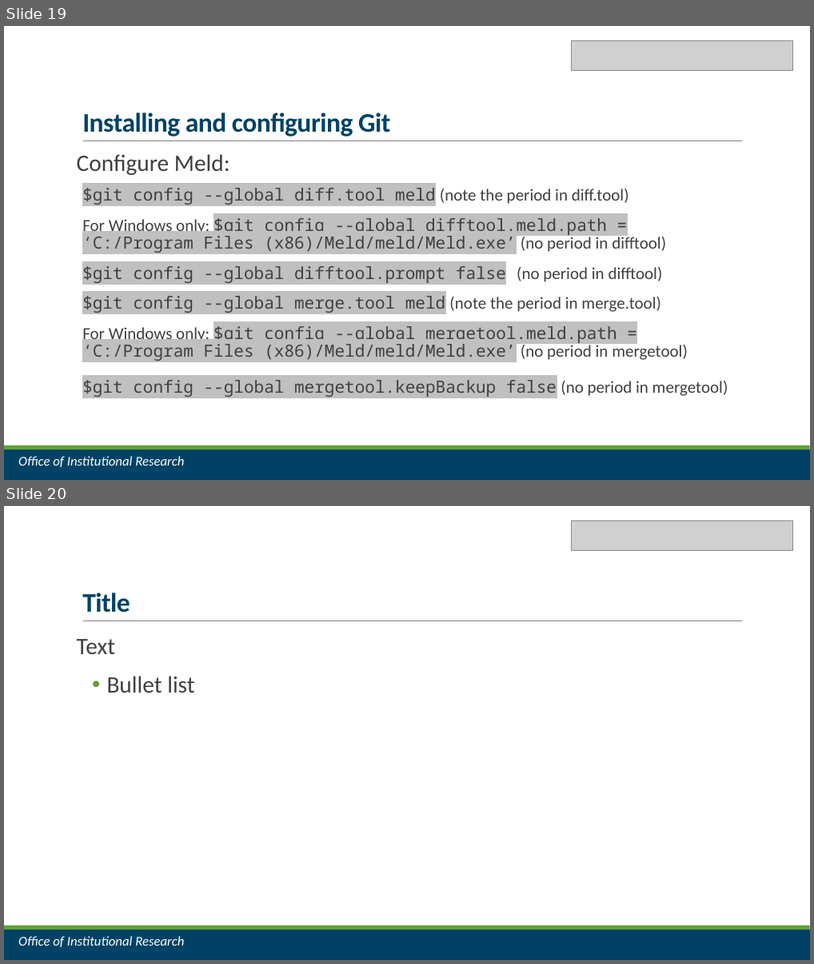
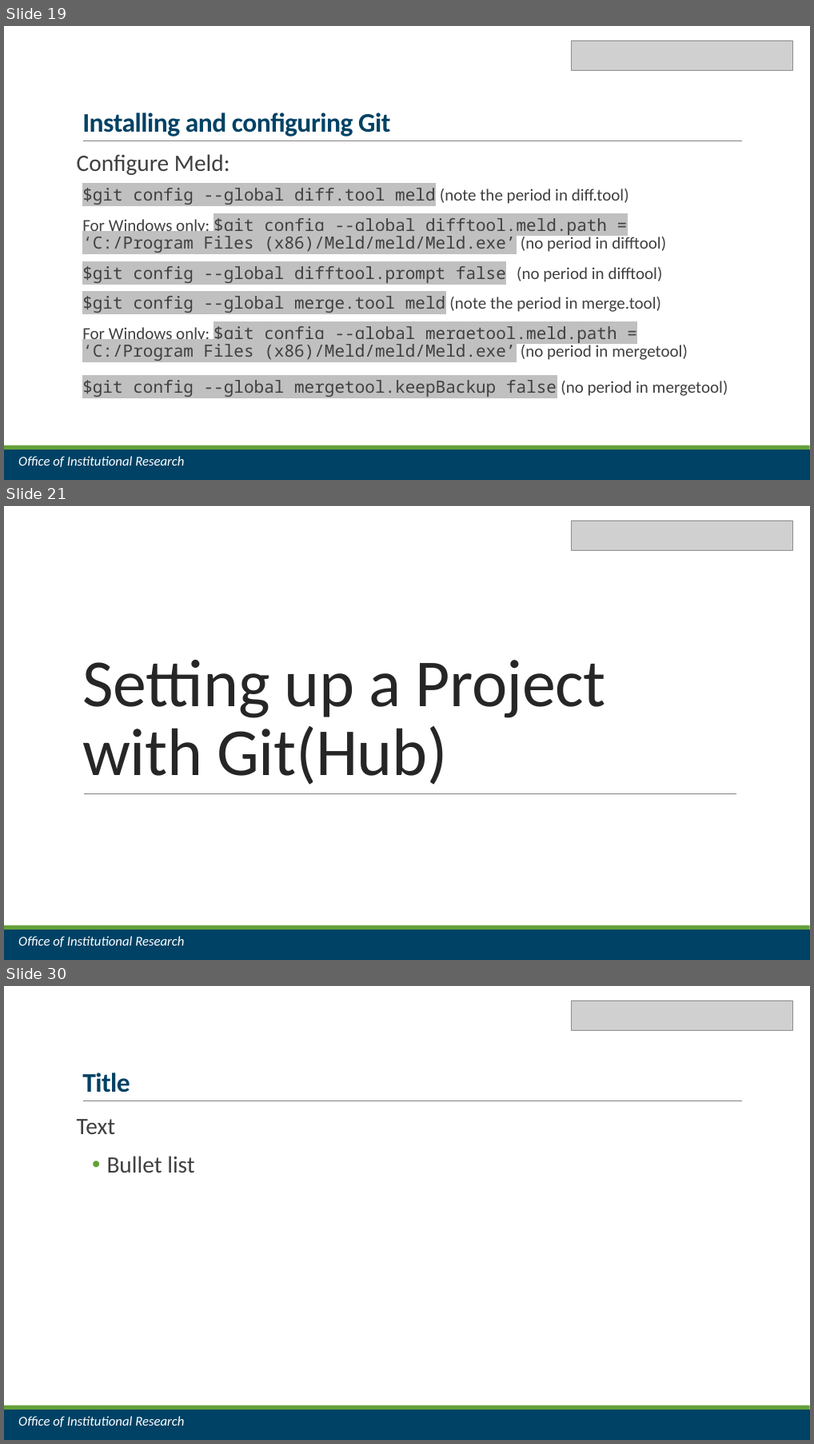
Before and after one commit to jrf1111/Do-You-Git-It-Now, a slide deck: Do You Git It Now.pptx. Shown one above the other, each under a label of ours: slides 19 and 20 before the commit, slides 19, 21 and 30 after it; the slides between them are not shown. The pictures are 814x964 and 814x1444 pixels, drawn with LibreOffice and Linux fonts; fonts in the diff are those of the drawing; grey boxes stand for pictures. Boxes give left, top, right and bottom in pixels: in the first picture for what was removed or moved away, otherwise in the second. Text is boxed around its words. In the diff, an @@ line names an element or a change of style, - is before the commit and + after.

```diff
--- a/Do You Git It Now.pptx
+++ b/Do You Git It Now.pptx
@@ slide 21 added at <box>4,506,810,960</box>, background #FFFFFF; not listed: 2 template elements that a slide beside it also shows @@
@@ picture added at <box>572,520,794,550</box> @@
@@ title added at <box>82,660,606,784</box>, 80 pt, text #262626 @@
+Setting up a Project
+with Git(Hub)
@@ line added from (84, 793) to (738, 793), #808080 0.5 pt @@
@@ text added at <box>18,936,184,947</box>, 16 pt, text #FFFFFF, italic @@
+Office of Institutional Research
@@ what was slide 20 is now slide 30 @@
```
Also in this commit, not shown: 2 slides changed, 8 other slides added, 1 other file.
